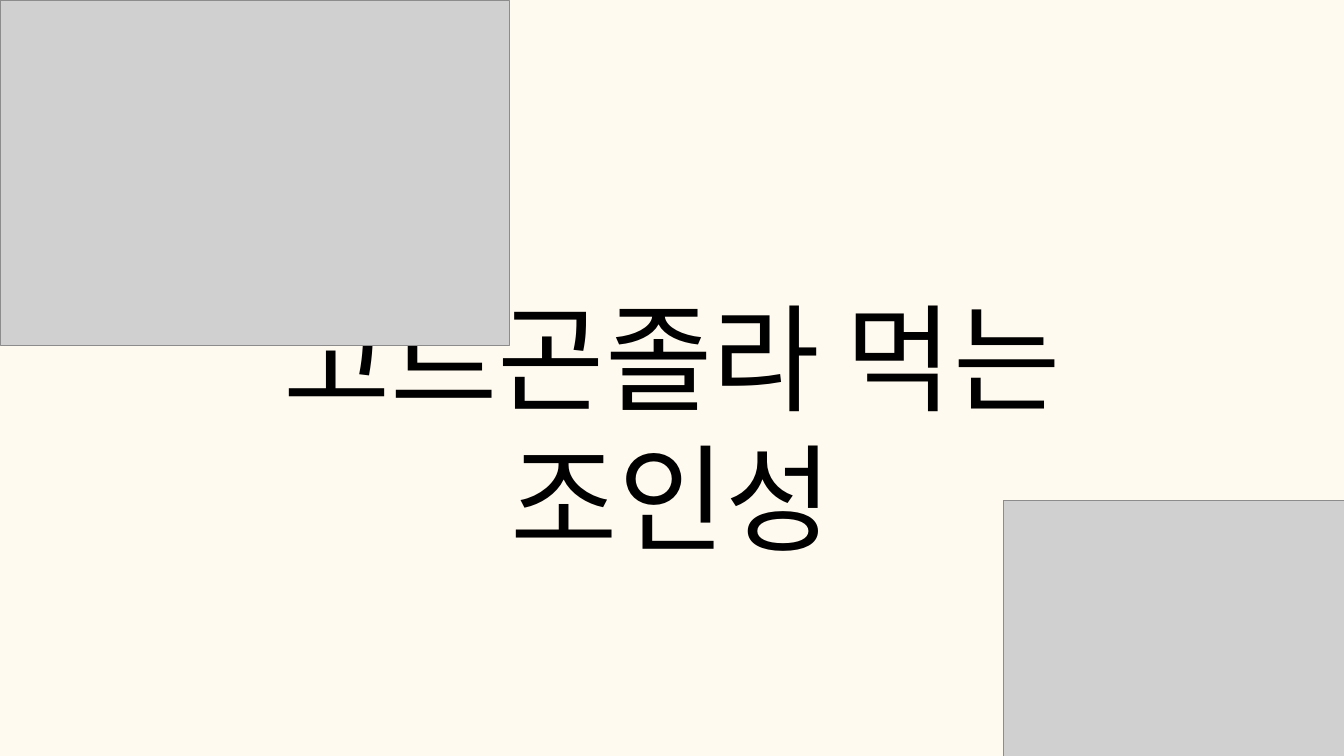
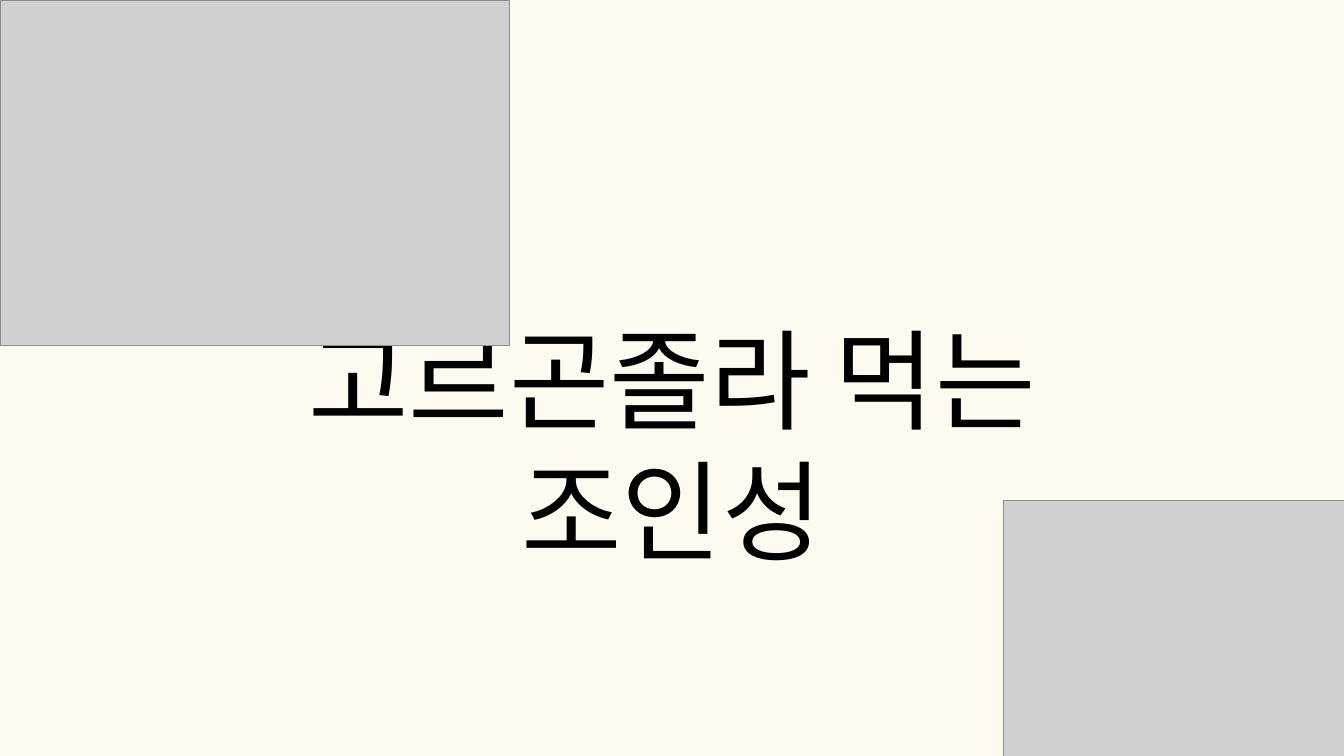
Before and after one commit to tkdgns25300/sunday_play, a slide deck: slide 13 of public/downloads/games/body-talk/rules.pptx. Drawn at 1344x756 pixels with LibreOffice and Linux fonts; fonts in the diff are those of the drawing; grey boxes stand for pictures. Boxes give left, top, right and bottom in pixels: in the first picture for what was removed or moved away, otherwise in the second. Text is boxed around its words. In the diff, an @@ line names an element or a change of style, - is before the commit and + after.

```diff
--- a/public/downloads/games/body-talk/rules.pptx
+++ b/public/downloads/games/body-talk/rules.pptx
@@ text "고르곤졸라 먹는 조인성": place and size @@
-text "고르곤졸라 먹는 조인성" at [283, 284, 1061, 551]
+text "고르곤졸라 먹는 조인성" at [308, 309, 1036, 561]
@@ text "고르곤졸라 먹는 조인성" at [308, 309, 1036, 561]: size 125 to 117 pt, font Roboto to Noto Sans CJK KR; line spacing 150pt to 140.4pt @@
```
Also in this commit, not shown: 32 other slides changed, 3 other files.
